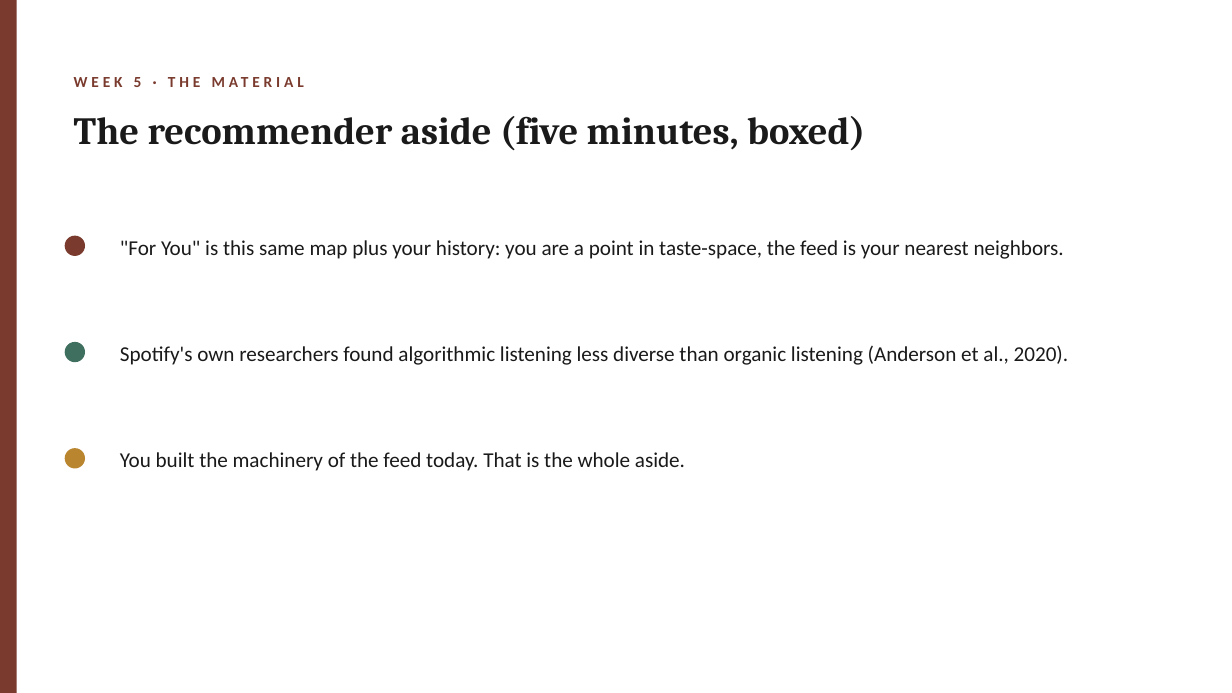
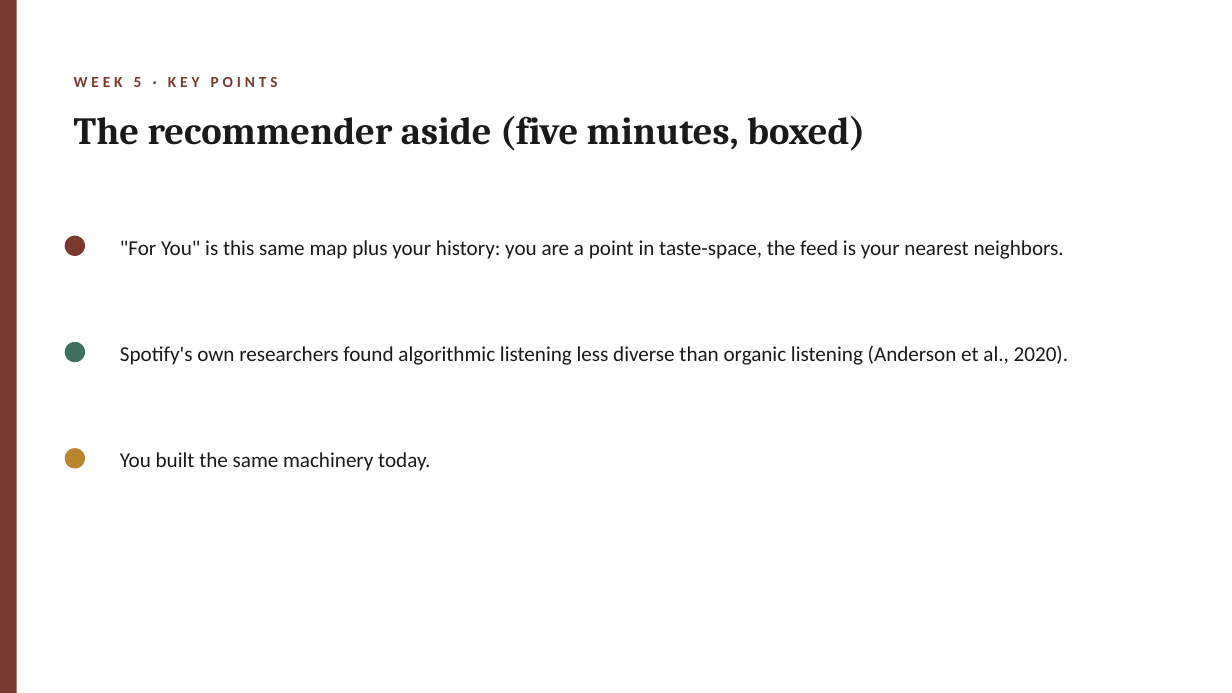
Before and after one commit to lucianli123/culture-as-data-2026, a slide deck: slide 7 of slides/pptx/week-05.pptx. Drawn at 1232x693 pixels with LibreOffice and Linux fonts; fonts in the diff are those of the drawing. Boxes give left, top, right and bottom in pixels: in the first picture for what was removed or moved away, otherwise in the second. Text is boxed around its words. In the diff, an @@ line names an element or a change of style, - is before the commit and + after.

Commit message:
Site: link slide decks; front page leads with real findings; plainer language
- Every week page gets a 'This week's materials' box: Open-in-Colab + GitHub
  buttons, .pptx download, and the outline; weeks without a notebook say so.
  Materials page (renamed from Notebooks) adds a deck table for all ten weeks.
- Front page gains 'Findings that started as counts': five real results with
  their real numbers (the 2,000-screenplay verb split and 85% male writers,
  the Google Books distortion surge, Underwood's Pynchon misfile, Gilardi's
  20x-cheaper labels, the $432,500 de Belamy sale), each linked to source.
- Language pass on generated content: dropped chat-coined phrasing
  ('unblocking drill', 'delight beat' labels, 'THE MATERIAL' kicker -> KEY
  POINTS, 'training wheels', 'met on day one') and trimmed filler sentences.

```diff
--- a/slides/pptx/week-05.pptx
+++ b/slides/pptx/week-05.pptx
@@ text at (x1=74, y1=77, x2=278, y2=87): text changed @@
-WEEK 5 · THE MATERIAL
+WEEK 5 · KEY POINTS
@@ text at (x1=120, y1=452, x2=430, y2=471): text changed @@
-You built the machinery of the feed today. That is the whole aside.
+You built the same machinery today.
```
Also in this commit, not shown: 3 other slides changed, 35 other files.
